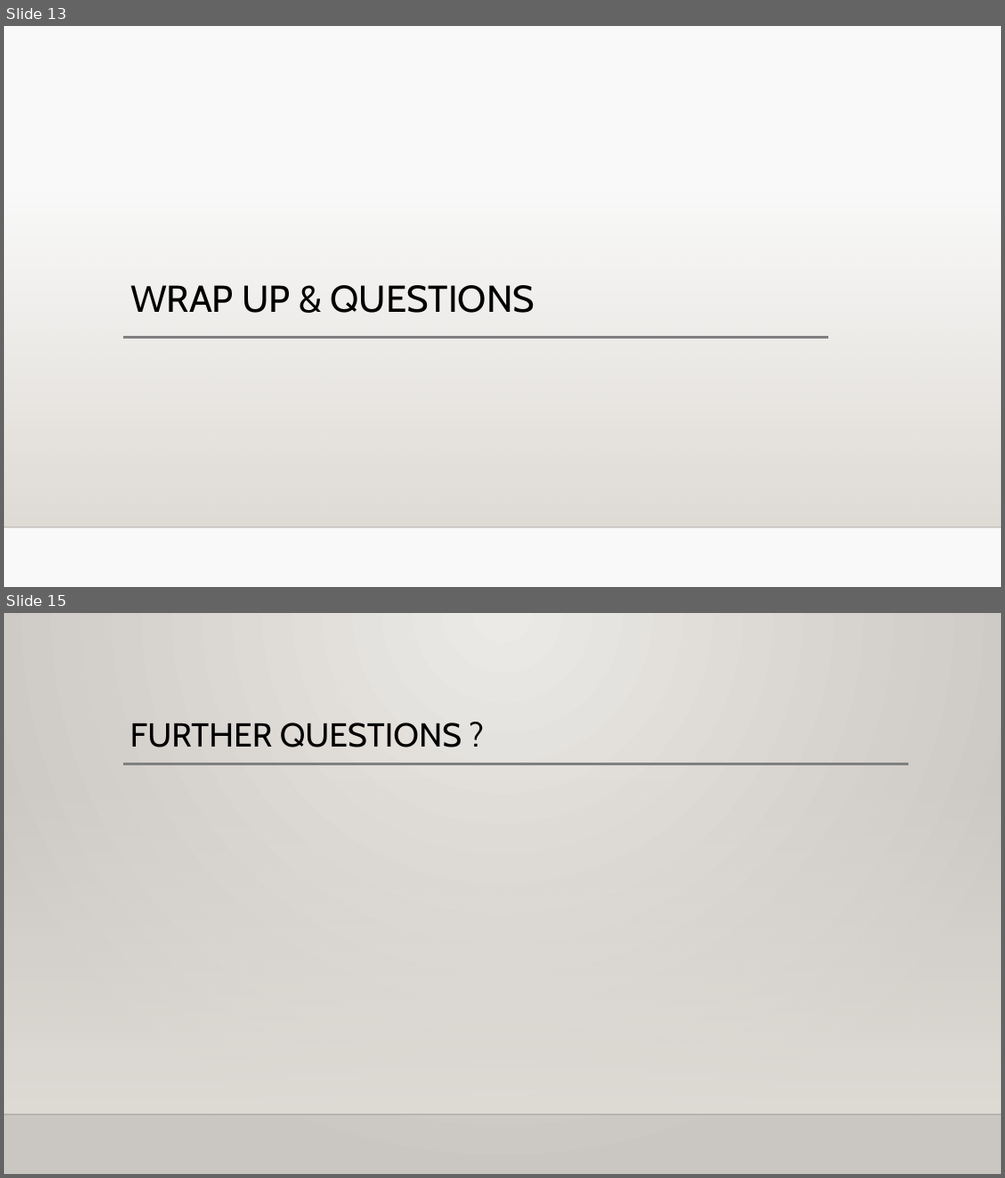
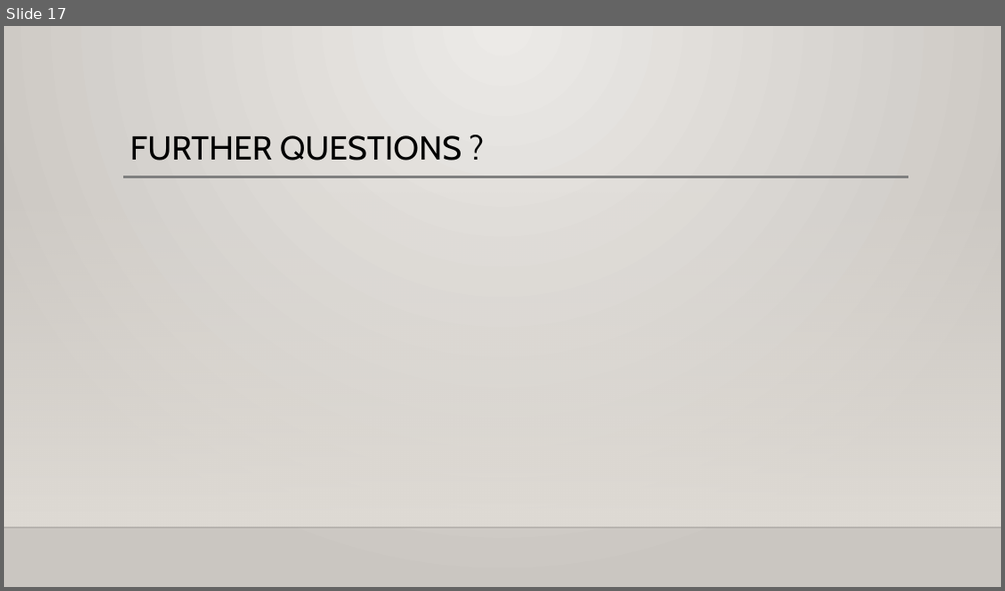
Before and after one commit to RobinRojowiec/workshop-simple-sentiment, a slide deck: presentation/simple_sentiment_analysis_workshop.pptx. Shown one above the other, each under a label of ours: slides 13 and 15 before the commit, slide 17 after it; the slides between them are not shown. The pictures are 1005x1178 and 1005x591 pixels, drawn with LibreOffice and Linux fonts; fonts in the diff are those of the drawing; background and template pictures are left out. Boxes give left, top, right and bottom in pixels: in the first picture for what was removed or moved away, otherwise in the second. Text is boxed around its words. In the diff, an @@ line names an element or a change of style, - is before the commit and + after.

```diff
--- a/presentation/simple_sentiment_analysis_workshop.pptx
+++ b/presentation/simple_sentiment_analysis_workshop.pptx
@@ slide 13 removed at bbox=[4, 26, 1001, 587], background #F9F9F9; not listed: 2 template elements that a slide beside it also shows @@
@@ title removed at bbox=[130, 285, 534, 313] @@
-WRAP UP & QUESTIONS
@@ line removed from (123, 338) to (829, 338) @@
@@ what was slide 15 is now slide 17 @@
```
Also in this commit, not shown: 7 slides changed, 4 slides added, 1 other file.
